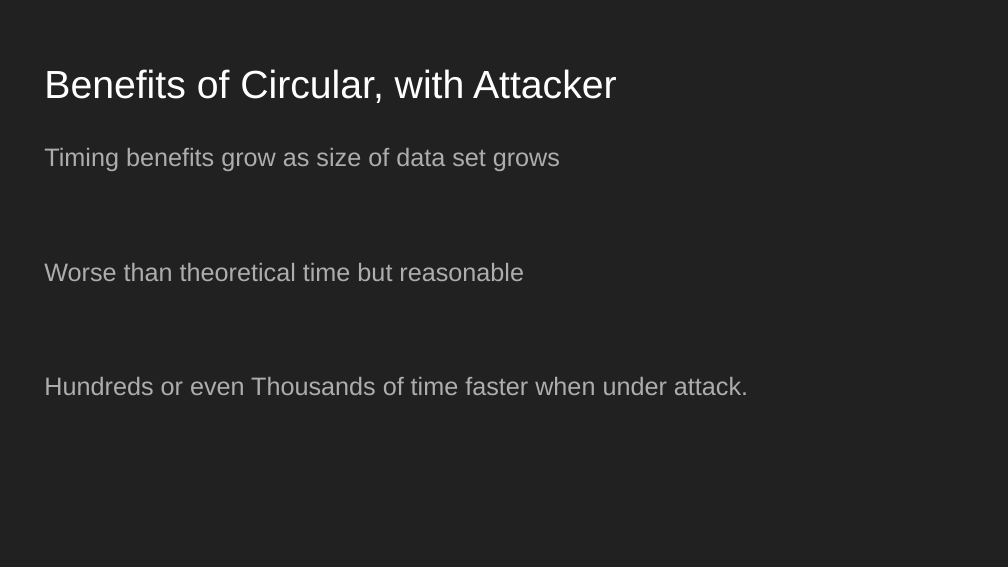
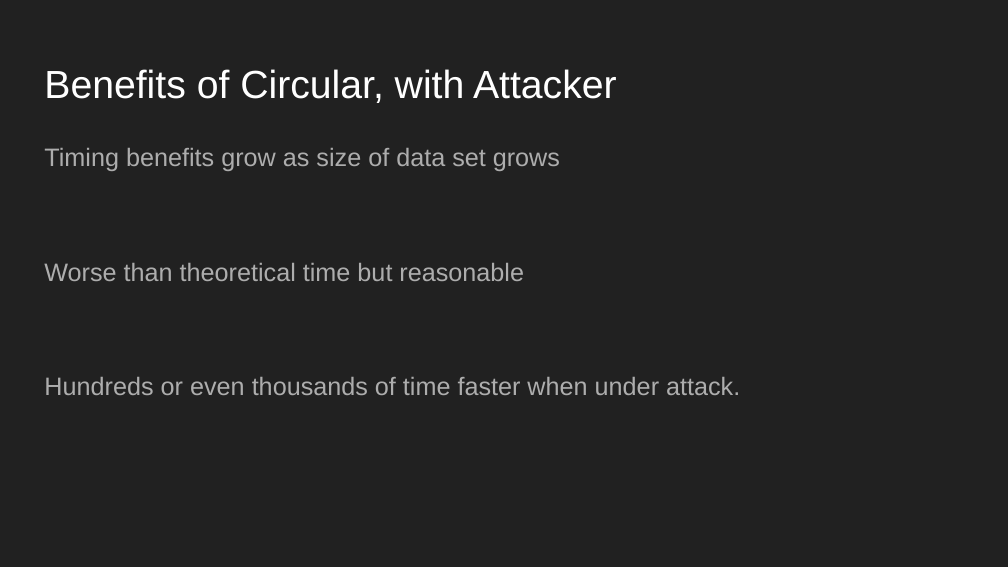
Before and after one commit to JSoddy/432-team10-project, a slide deck: slide 16 of Video/Final Video.pptx (slide 19 before the commit). Drawn at 1008x567 pixels with LibreOffice and Linux fonts; fonts in the diff are those of the drawing. Boxes give left, top, right and bottom in pixels: in the first picture for what was removed or moved away, otherwise in the second. Text is boxed around its words. In the diff, an @@ line names an element or a change of style, - is before the commit and + after.

```diff
--- a/Video/Final Video.pptx
+++ b/Video/Final Video.pptx
@@ text at (44, 377, 740, 395): text changed @@
-Hundreds or even Thousands of time faster when under attack.
+Hundreds or even thousands of time faster when under attack.
```
Also in this commit, not shown: 3 slides added, 8 slides removed, 3 other files.
